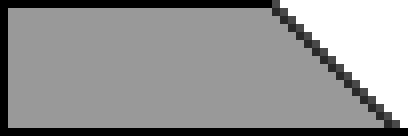
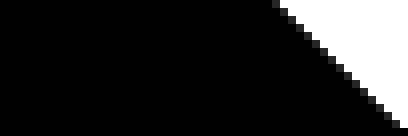
Revision of a layered 408 x 136 image; what changed, layer by layer:
"mask": opacity 40% → 100% over bbox(8, 0, 400, 128)
